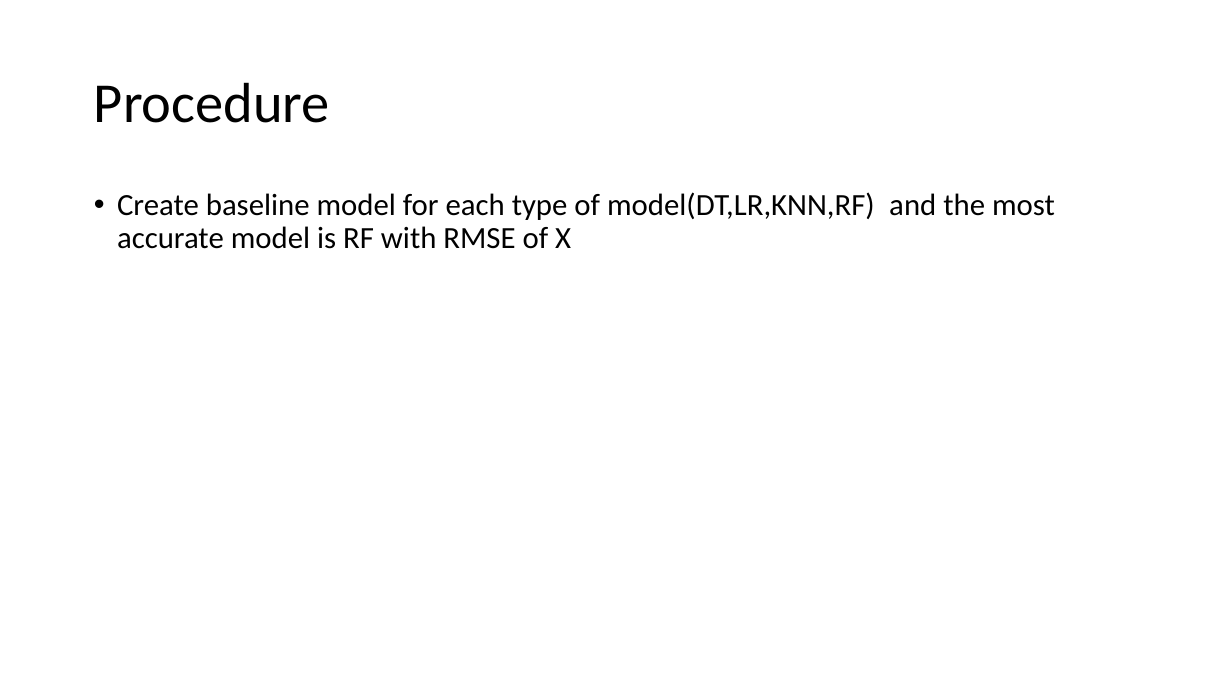
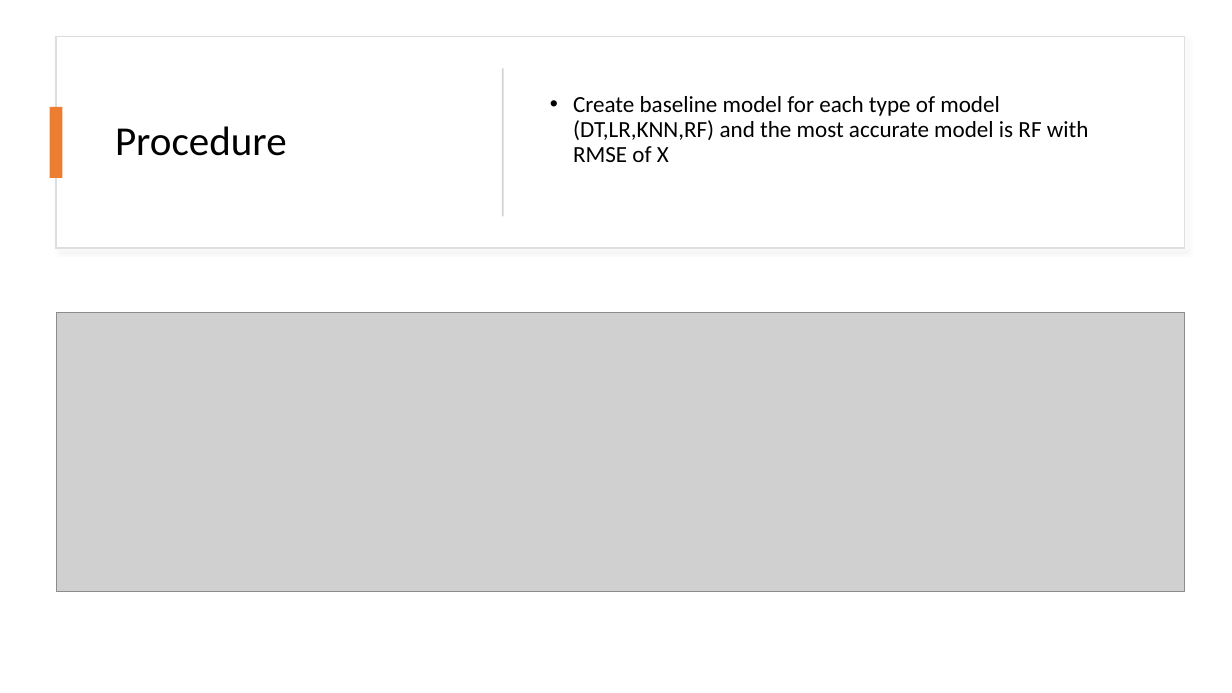
Before and after one commit to DanielKorenDataScience/RegressionProject, a slide deck: slide 5 of regression project.pptx. Drawn at 1232x693 pixels with LibreOffice and Linux fonts; fonts in the diff are those of the drawing; grey boxes stand for pictures. Boxes give left, top, right and bottom in pixels: in the first picture for what was removed or moved away, otherwise in the second. Text is boxed around its words. In the diff, an @@ line names an element or a change of style, - is before the commit and + after.

Commit message:
Updates

```diff
--- a/regression project.pptx
+++ b/regression project.pptx
@@ rectangle added at (56,37,1185,248), fill #FFFFFF, outline #DEDEDE 1 pt @@
@@ title "Procedure": place and size @@
-title "Procedure" at (94,82,330,123)
+title "Procedure" at (115,126,287,156)
@@ title "Procedure" at (115,126,287,156): size 44 to 32 pt @@
@@ text "Create baseline model for each ..." at (573,96,1089,162): vertical alignment top to middle @@
@@ rectangle added at (502,68,504,216), fill #D5D5D5 @@
@@ rectangle added at (50,107,63,178), fill #ED7D31 @@
@@ text at (573,96,1089,162): text changed; size 24 to 18 pt @@
-• Create baseline model for each type of model(DT,LR,KNN,RF) and the most accurate model is RF with RMSE of X
+• Create baseline model for each type of model (DT,LR,KNN,RF) and the most accurate model is RF with RMSE of X
@@ picture added at (56,312,1185,592) @@
```
Also in this commit, not shown: 7 other slides changed, 3 slides added, 3 slides removed.
